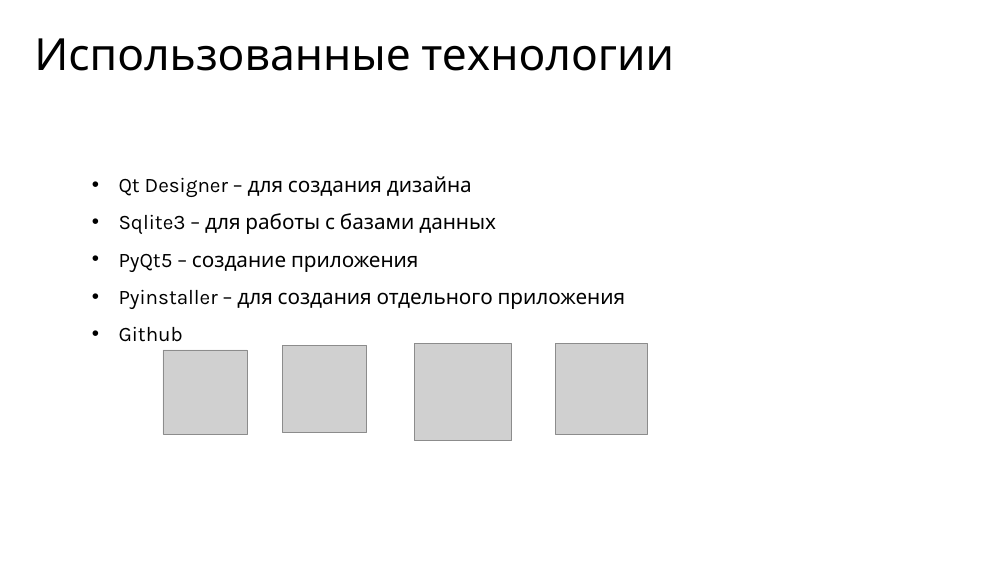
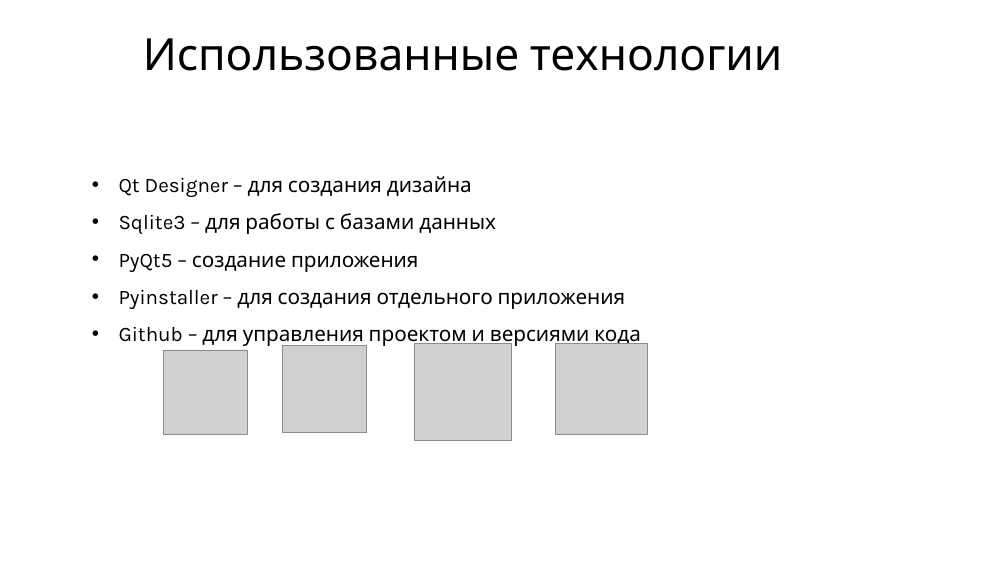
Before and after one commit to aikarimovvw/Library_System-QtProject, a slide deck: slide 6 of Documentation/Презентация SyrezLib.pptx. Drawn at 1008x567 pixels with LibreOffice and Linux fonts; fonts in the diff are those of the drawing; grey boxes stand for pictures. Boxes give left, top, right and bottom in pixels: in the first picture for what was removed or moved away, otherwise in the second. Text is boxed around its words. In the diff, an @@ line names an element or a change of style, - is before the commit and + after.

```diff
--- a/Documentation/Презентация SyrezLib.pptx
+++ b/Documentation/Презентация SyrezLib.pptx
@@ title "Использованные технологии" at [143,38,783,71]: alignment left to centre @@
@@ subtitle at [119,327,641,347]: text changed @@
-• Github
+• Github – для управления проектом и версиями кода
```
Also in this commit, not shown: 3 other slides changed.
